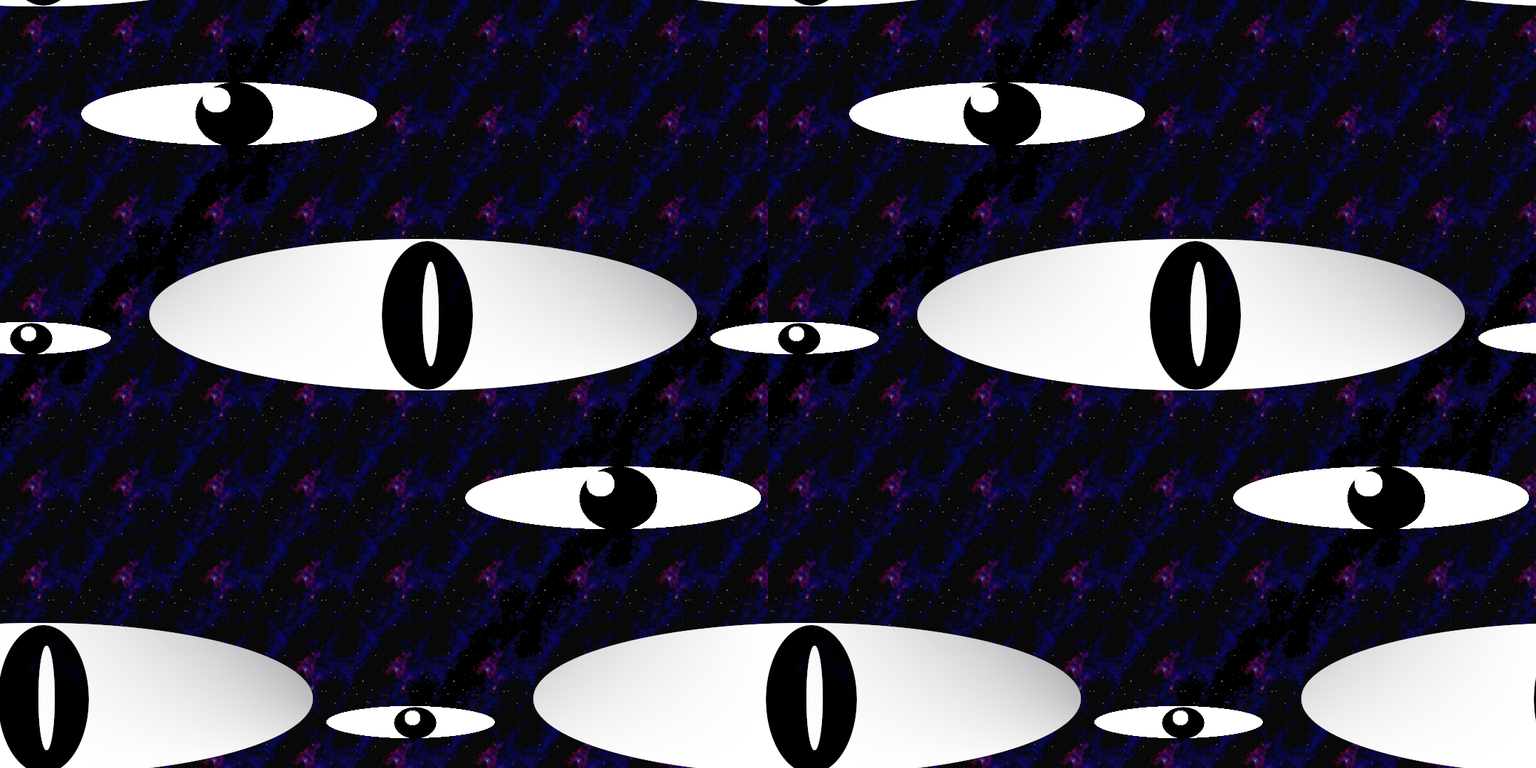
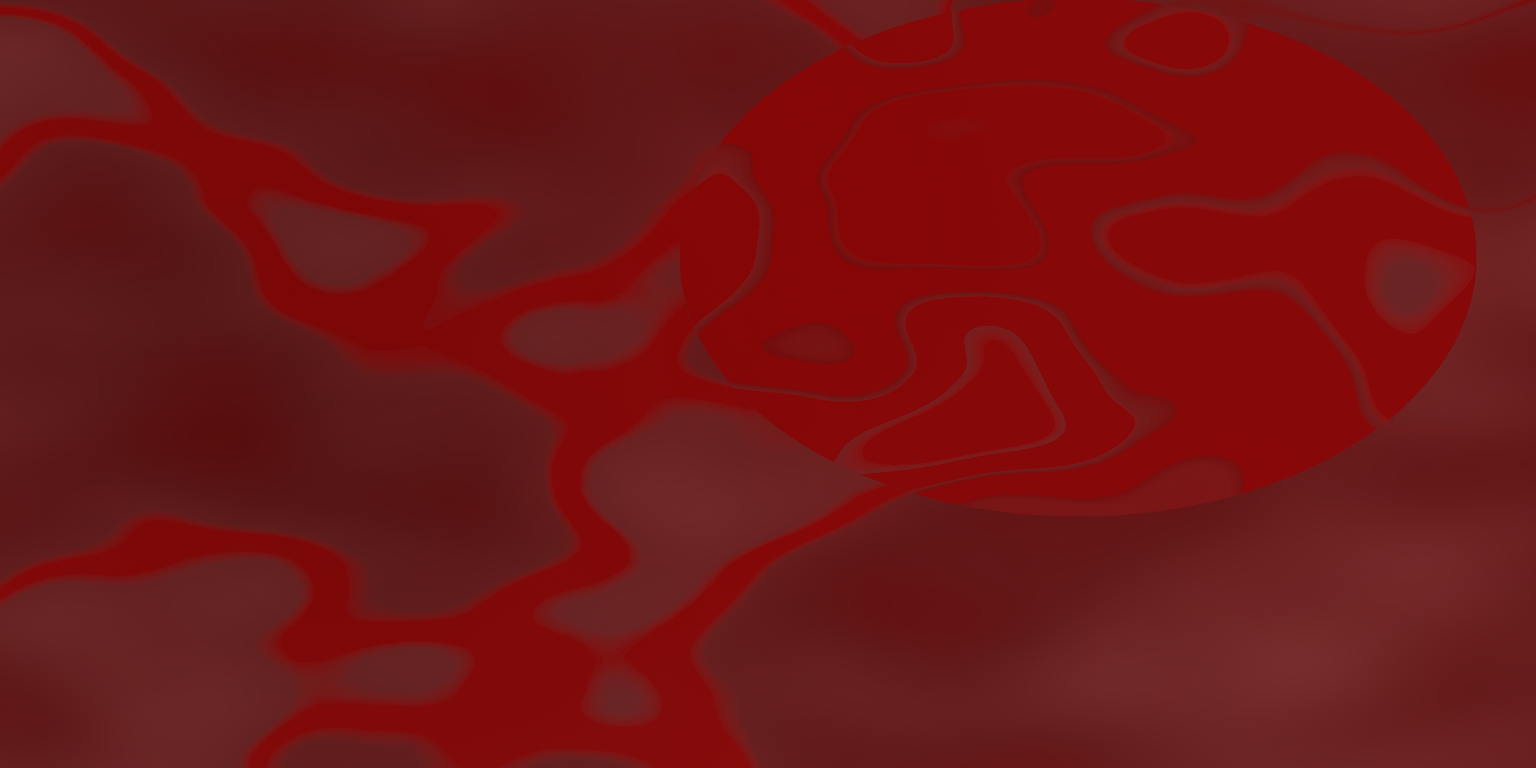
Layers edited between the first and the second 1536x768 image:
added layer "レイヤー4 #1" above "レイヤー4" over left=0, top=0, right=1536, bottom=768
added layer "レイヤー4" above "Clouds" over left=0, top=0, right=1536, bottom=768
added layer "Clouds" (difference) above "背景" over left=0, top=0, right=1536, bottom=768
painted on "背景" over left=0, top=0, right=1536, bottom=768
